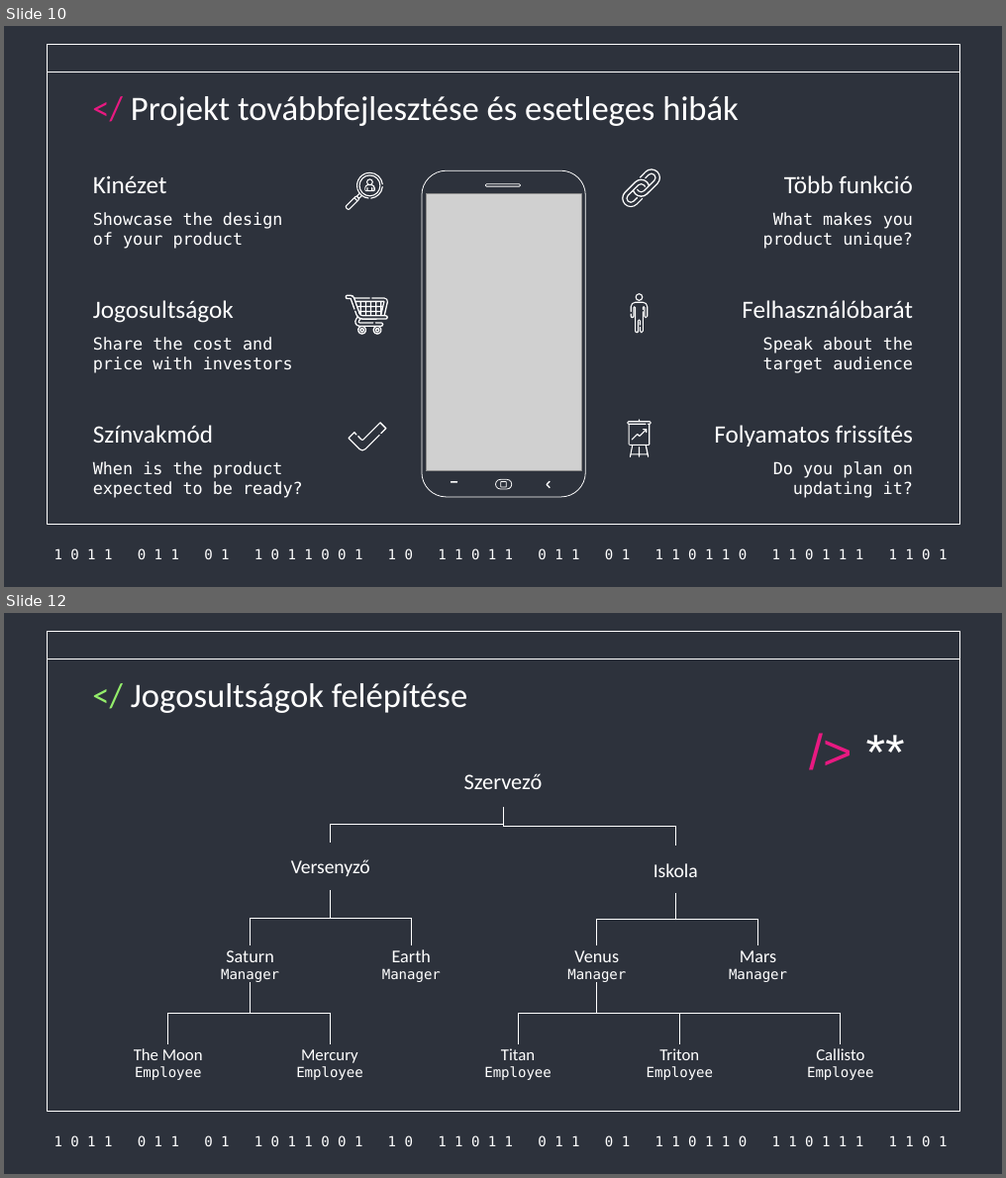
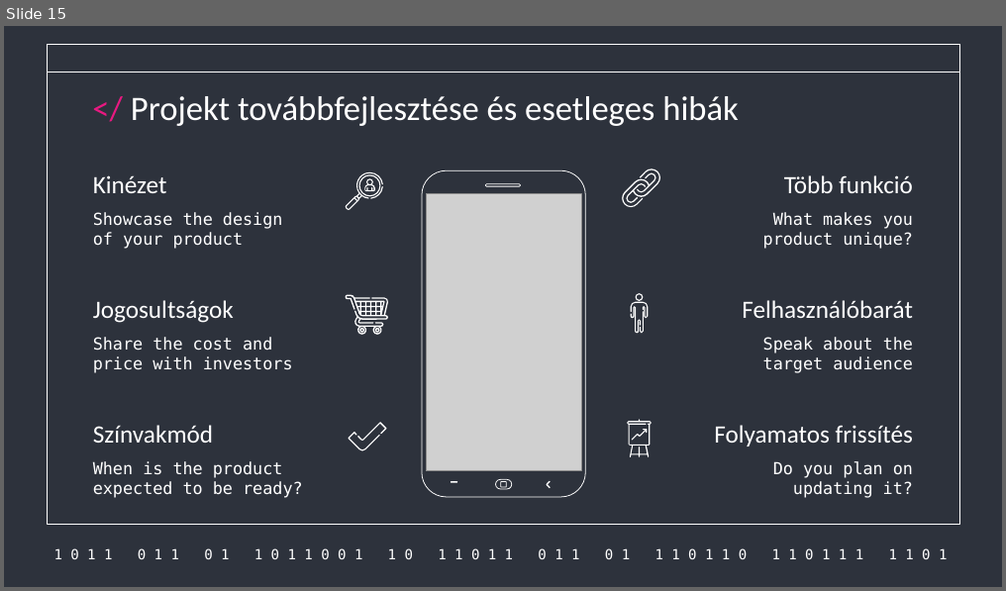
Before and after one commit to Acsilaa/dusza2024-25, a slide deck: Hell yeah ppt.pptx. Shown one above the other, each under a label of ours: slides 10 and 12 before the commit, slide 15 after it; the slides between them are not shown. The pictures are 1006x1178 and 1006x591 pixels, drawn with LibreOffice and Linux fonts; fonts in the diff are those of the drawing; grey boxes stand for pictures. Boxes give left, top, right and bottom in pixels: in the first picture for what was removed or moved away, otherwise in the second. Text is boxed around its words. In the diff, an @@ line names an element or a change of style, - is before the commit and + after.

```diff
--- a/Hell yeah ppt.pptx
+++ b/Hell yeah ppt.pptx
@@ slide 12 removed at [4, 613, 1002, 1174], background #2D323C; not listed: 3 template elements that a slide beside it also shows @@
@@ title removed at [131, 683, 467, 713] @@
-</ Jogosultságok felépítése
@@ text removed at [791, 717, 924, 787] @@
-/> **
@@ text removed at [464, 773, 543, 789] @@
-Szervező
@@ elbow line removed from (331, 843) to (503, 807) @@
@@ elbow line removed from (503, 807) to (675, 846) @@
@@ text removed at [291, 860, 370, 876] @@
-Versenyző
@@ text removed at [653, 863, 698, 877] @@
-Iskola
@@ elbow line removed from (251, 947) to (331, 891) @@
@@ elbow line removed from (331, 891) to (411, 947) @@
@@ elbow line removed from (597, 947) to (675, 894) @@
@@ elbow line removed from (675, 894) to (757, 947) @@
@@ text removed at [221, 951, 279, 983] @@
-Saturn
-Manager
@@ text removed at [382, 950, 441, 982] @@
-Earth
-Manager
@@ text removed at [567, 951, 776, 983] @@
-Mars
-Manager
@@ text removed at [574, 951, 619, 962] @@
-Venus
-Manager
@@ elbow line removed from (168, 1045) to (251, 982) @@
@@ elbow line removed from (330, 1045) to (251, 982) @@
@@ elbow line removed from (519, 1045) to (597, 982) @@
@@ elbow line removed from (680, 1045) to (597, 982) @@
@@ elbow line removed from (841, 1045) to (597, 982) @@
@@ text removed at [134, 1049, 550, 1080] @@
-The Moon
-Employee
@@ text removed at [135, 1050, 358, 1080] @@
-Mercury
-Employee
@@ text removed at [296, 1049, 535, 1080] @@
-Titan
-Employee
@@ text removed at [647, 1049, 713, 1080] @@
-Triton
-Employee
@@ text removed at [807, 1049, 873, 1080] @@
-Callisto
-Employee
@@ what was slide 10 is now slide 15 @@
```
Also in this commit, not shown: 8 slides changed, 1 slide added, 1 other slide removed.
